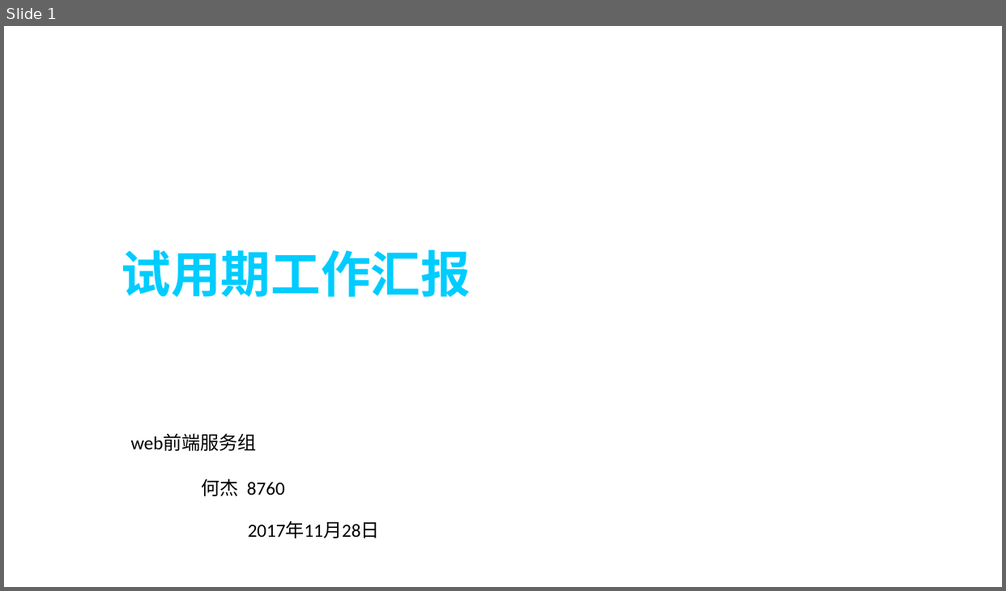
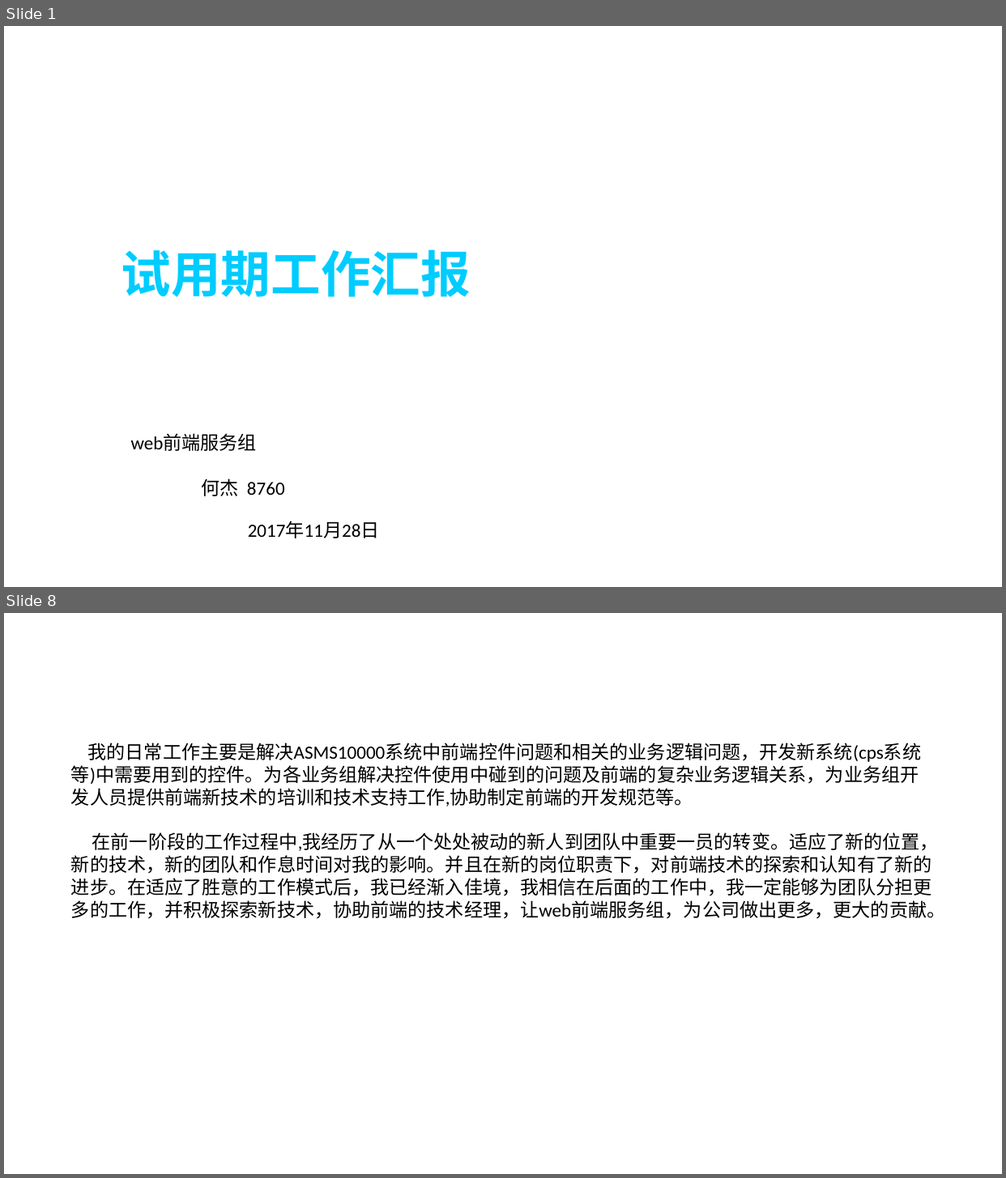
Before and after one commit to hiliny/lessonProject, a slide deck: documents/工作汇报.pptx. Shown one above the other, each under a label of ours: slide 1 before the commit, slides 1 and 8 after it; the slides between them are not shown. The pictures are 1006x591 and 1006x1178 pixels, drawn with LibreOffice and Linux fonts; fonts in the diff are those of the drawing; background and template pictures are left out. Boxes give left, top, right and bottom in pixels: in the first picture for what was removed or moved away, otherwise in the second. Text is boxed around its words. In the diff, an @@ line names an element or a change of style, - is before the commit and + after.

```diff
--- a/documents/工作汇报.pptx
+++ b/documents/工作汇报.pptx
@@ slide 8 added at <box>4,613,1002,1174</box>, background picture (left out) @@
@@ text added at <box>71,743,945,919</box>, 18 pt, text #000000 @@
+我的日常工作主要是解决ASMS10000系统中前端控件问题和相关的业务逻辑问题，开发新系统(cps系统等)中需要用到的控件。为各业务组解决控件使用中碰到的问题及前端的复杂业务逻辑关系，为业务组开发人员提供前端新技术的培训和技术支持工作,协助制定前端的开发规范等。
+在前一阶段的工作过程中,我经历了从一个处处被动的新人到团队中重要一员的转变。适应了新的位置，新的技术，新的团队和作息时间对我的影响。并且在新的岗位职责下，对前端技术的探索和认知有了新的进步。在适应了胜意的工作模式后，我已经渐入佳境，我相信在后面的工作中，我一定能够为团队分担更多的工作，并积极探索新技术，协助前端的技术经理，让web前端服务组，为公司做出更多，更大的贡献。
```
Also in this commit, not shown: 9 other slides added, 6 slides removed.
